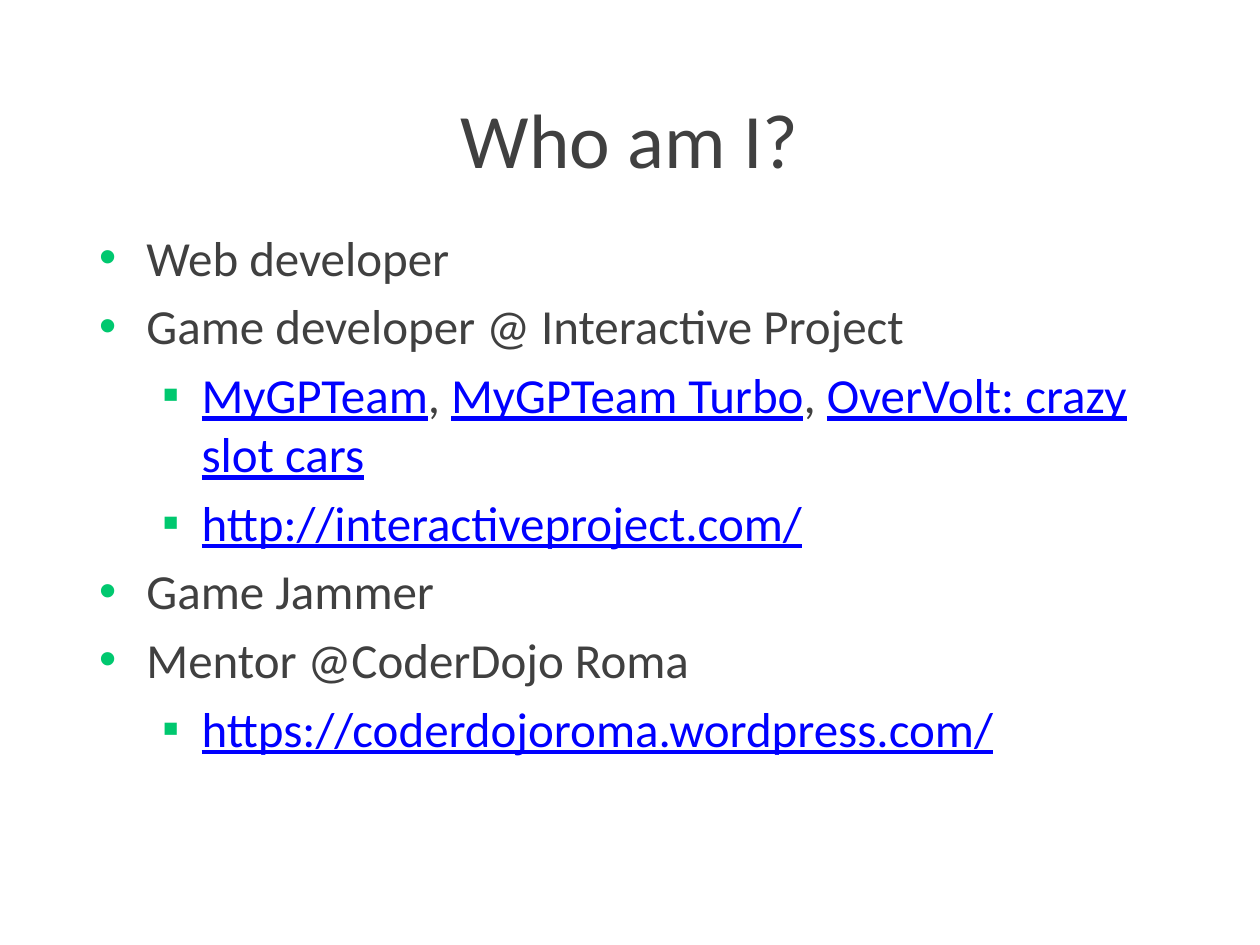
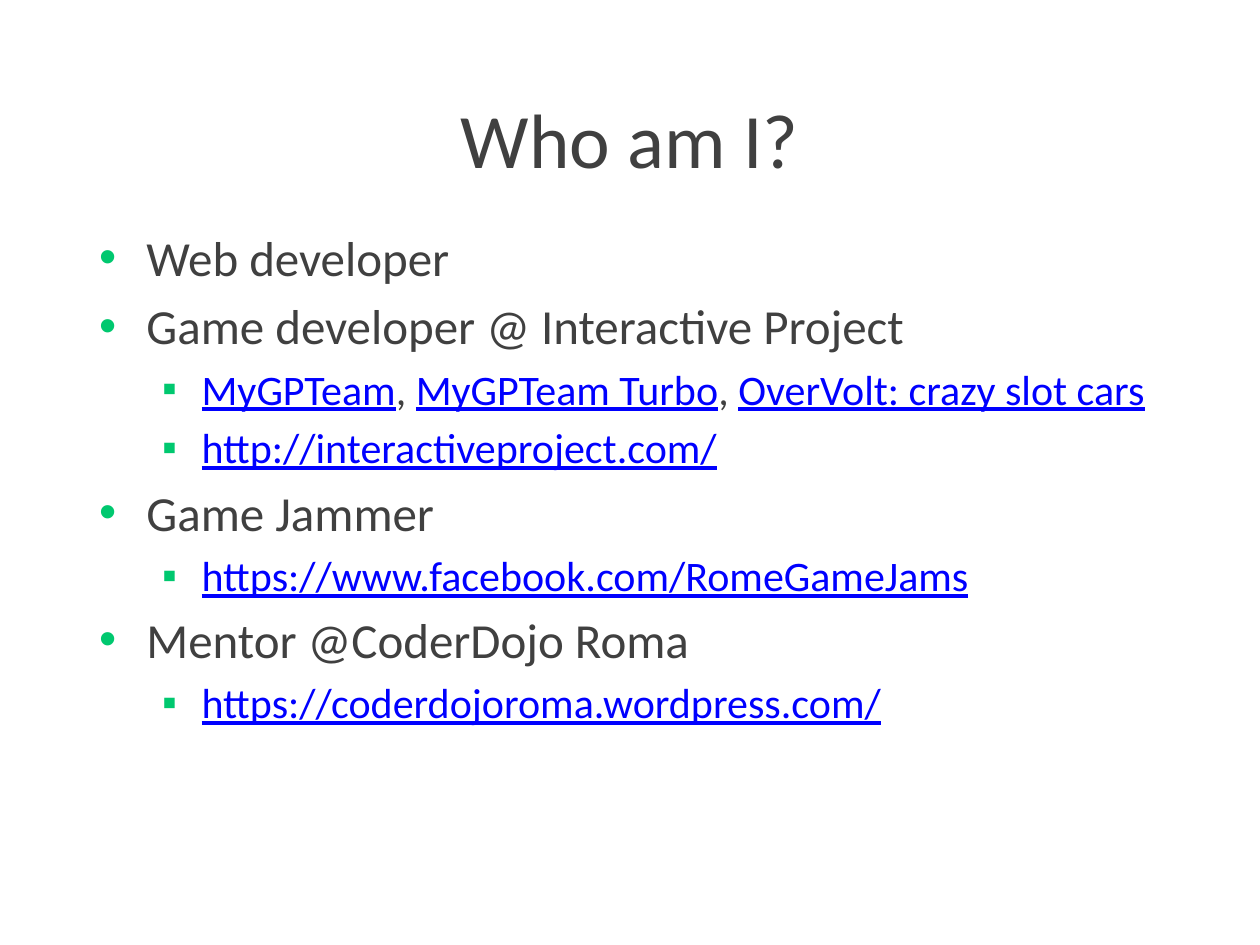
Before and after one commit to Lotti/codemotion2015, a slide deck: slide 2 of slides/slides.pptx. Drawn at 1260x945 pixels with LibreOffice and Linux fonts; fonts in the diff are those of the drawing; background and template pictures are left out. Boxes give left, top, right and bottom in pixels: in the first picture for what was removed or moved away, otherwise in the second. Text is boxed around its words. In the diff, an @@ line names an element or a change of style, - is before the commit and + after.

```diff
--- a/slides/slides.pptx
+++ b/slides/slides.pptx
@@ text at [202, 375, 1145, 726]: size 28 to 24 pt in "MyGPTeam, MyGPTeam Turbo, OverVolt: crazy slot cars", "http://interactiveproject.com/", "https://coderdojoroma.wordpress.com/" @@
@@ text at [202, 561, 969, 598]: paragraph added @@
+  ▪ https://www.facebook.com/RomeGameJams
```
Also in this commit, not shown: 6 other slides changed.
